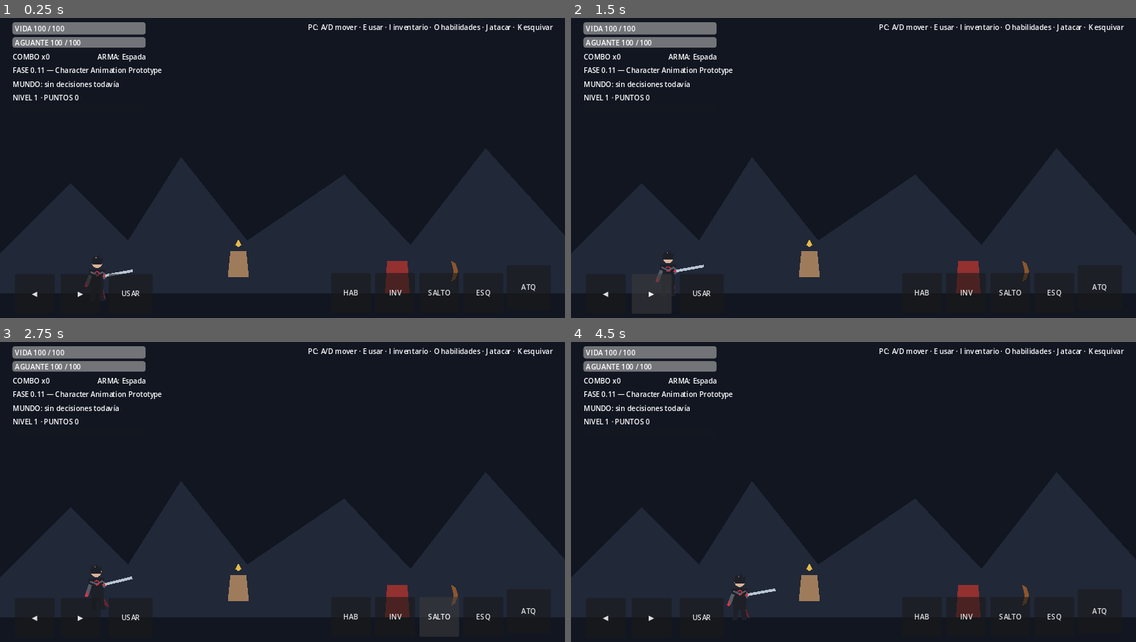
Above: before the commit, frames 1-4 (two rows, left to right).
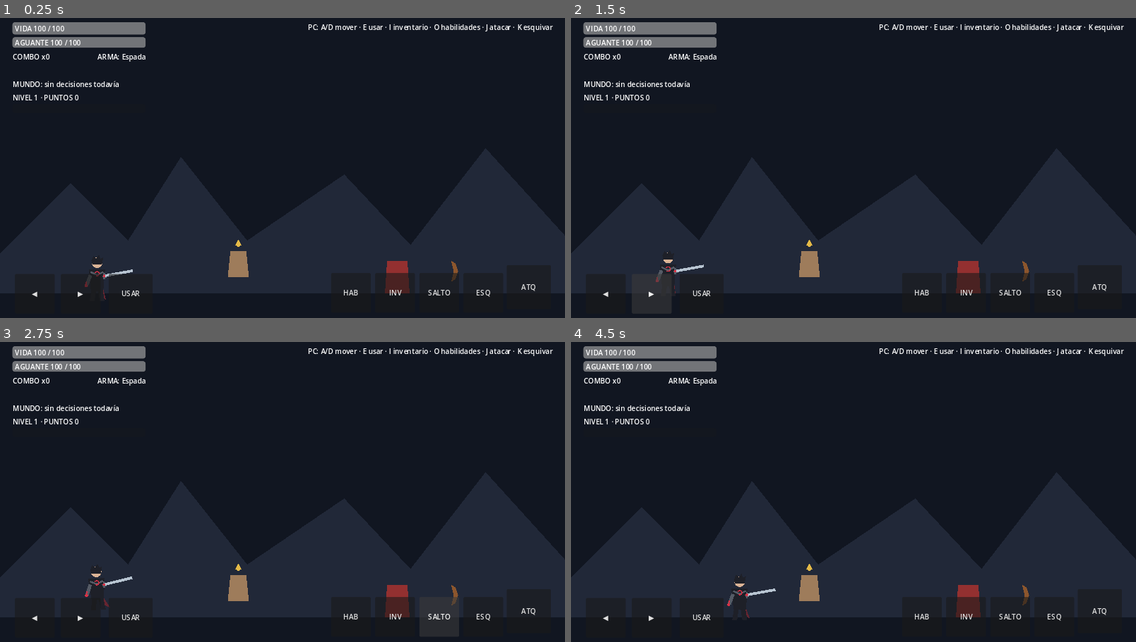
Above: after the commit, the same moments.

Repository: LoloscarPrr/EchoFragment
Game: Godot game, scene res://scenes/main/Main.tscn
Two runs of this game, one before a commit and one after it. Both use one fixed random seed, a clock stepped at 60 frames per second and the inputs below.
Inputs:
- Up to frame 1 (0.25 s): no input
- Up to frame 2 (1.5 s): click "◀" at 0.5 s; click "▶" at 1.25 s
- Up to frame 3 (2.75 s): click "SALTO" at 2 s
- Up to frame 4 (4.5 s): click "ESQ" at 2.75 s; click "INV" at 3.5 s; click "Cerrar" at 4.25 s

The runs differ from the first frame. In frame 1, 0.2% of the frame differs, in the area x 2-29%, y 16-20%; in frame 2, 0.2%; in frame 3, 0.2%; in frame 4, 0.2%.

Commit message:
ui: remove debug world state from player HUD

Diff:
--- a/scripts/main/Main.gd
+++ b/scripts/main/Main.gd
@@ -9,7 +9,6 @@
 @onready var weapon_label: Label = $UI/HUD/WeaponLabel
 @onready var status_label: Label = $UI/HUD/StatusLabel
 @onready var prompt_label: Label = $UI/HUD/PromptLabel
-@onready var flags_label: Label = $UI/HUD/FlagsLabel
 @onready var level_label: Label = $UI/HUD/LevelLabel
 @onready var xp_bar: ProgressBar = $UI/HUD/XPBar
 @onready var narrative_controller: NarrativeEventController = $NarrativeEventController
@@ -64,7 +63,7 @@
 	chronicle_panel = ChroniclePanel.new()
 	$UI.add_child(chronicle_panel)
 	chronicle_panel.restarted.connect(_restart_adventure)
-	status_label.text = "FASE 0.11 — Character Animation Prototype"
+	status_label.text = ""
 	$ValleGrisSign.position.x = 3860.0
 	if not narrative_controller.world_state.discovered_locations.has(&"camino_valle_gris"):
 		narrative_controller.world_state.discovered_locations.append(&"camino_valle_gris")
@@ -72,7 +71,6 @@
 	_on_player_health_changed(player.health, player.max_health)
 	_on_player_stamina_changed(player.stamina, player.max_stamina)
 	_on_weapon_changed("Espada")
-	_refresh_flags()
 	_refresh_progression()
 
 func _process(_delta: float) -> void:
@@ -159,7 +157,7 @@
 func _on_inventory_closed() -> void:
 	player.can_control = true
 	virtual_controls.visible = true
-	status_label.text = "FASE 0.11 — Character Animation Prototype"
+	status_label.text = ""
 
 func _on_skill_unlock_requested(skill_id: StringName) -> void:
 	if player.unlock_skill(skill_id):
@@ -170,7 +168,7 @@
 func _on_skills_closed() -> void:
 	player.can_control = true
 	virtual_controls.visible = true
-	status_label.text = "FASE 0.11 — Character Animation Prototype"
+	status_label.text = ""
 
 func _on_item_picked_up(item_id: StringName, amount: int) -> void:
 	player.add_item(item_id, amount)
@@ -221,7 +219,7 @@
 	player.velocity = Vector2.ZERO
 	virtual_controls.visible = false
 	narrative_panel.show_event(title, body, choices)
-	status_label.text = "Decisión narrativa activa"
+	status_label.text = ""
 
 func _on_choice_selected(choice_id: StringName) -> void:
 	if _active_event_id == &"":
@@ -280,7 +278,6 @@
 	narrative_panel.show_result(result_text + "
 
 Has obtenido 50 EXP.")
-	_refresh_flags()
 	_refresh_progression()
 
 func _open_passage() -> void:
@@ -292,16 +289,6 @@
 	_active_event_id = &""
 	player.can_control = true
 	virtual_controls.visible = true
-	_refresh_flags()
-
-func _refresh_flags() -> void:
-	var world := narrative_controller.world_state
-	var names: Array[String] = []
-	for key in world.flags.keys():
-		if bool(world.flags[key]):
-			names.append(String(key))
-	flags_label.text = "MUNDO: " + (", ".join(names) if not names.is_empty() else "sin decisiones todavía")
-
 
 func _on_boss_health_changed(current: int, maximum: int) -> void:
 	boss_bar.visible = true
@@ -345,7 +332,6 @@
 		world.set_flag(&"adventurer_fallen", true)
 
 	chronicle_panel.show_chronicle(world, player)
-	_refresh_flags()
 
 func _restart_adventure() -> void:
 	get_tree().reload_current_scene()
